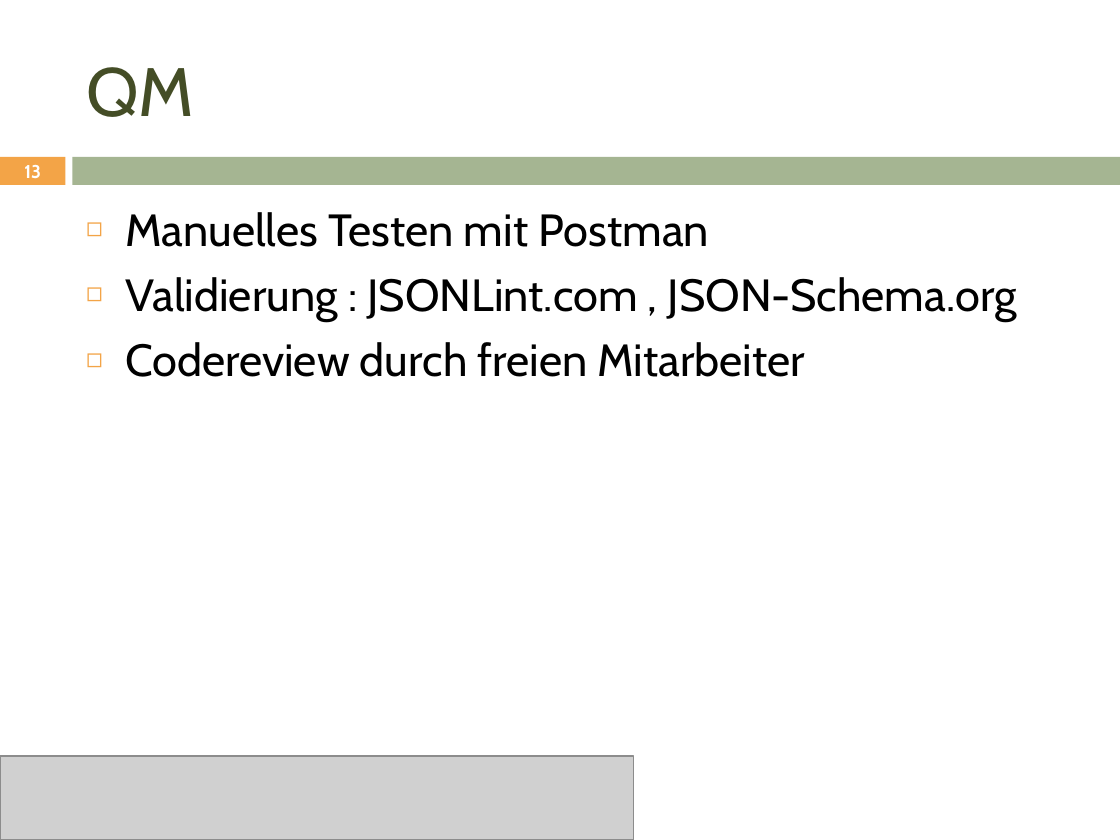
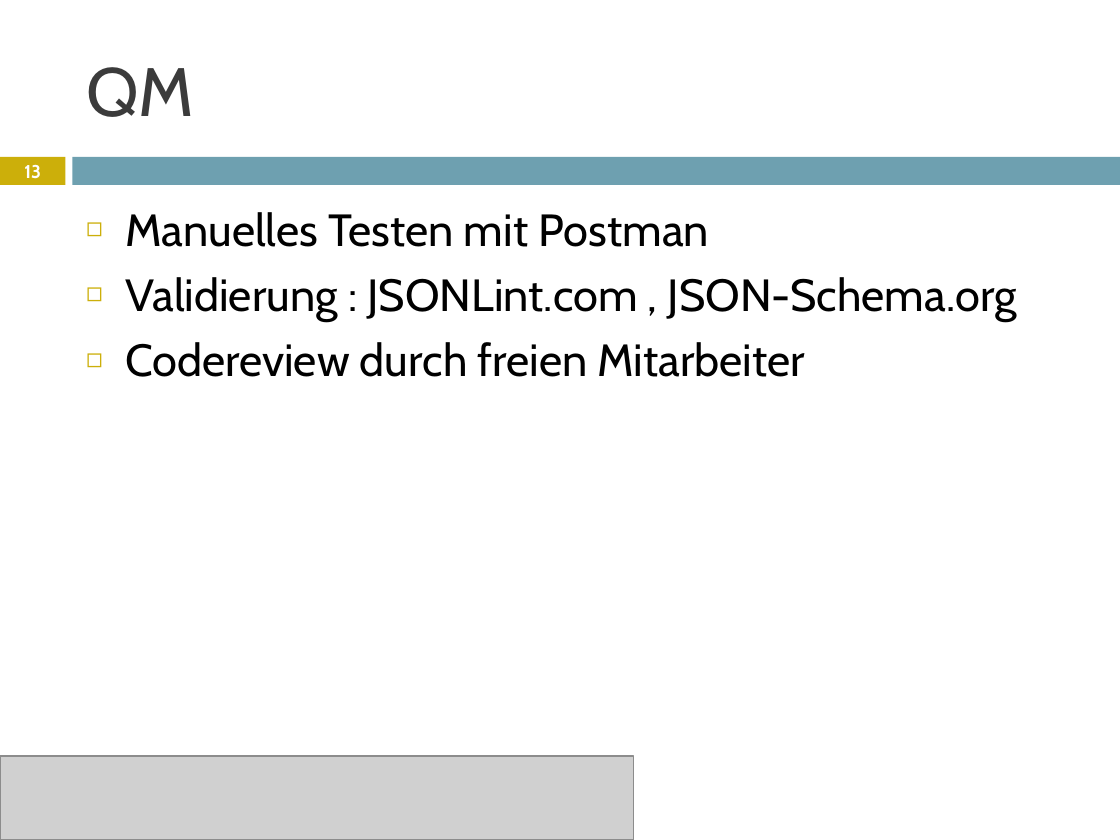
Before and after one commit to janhelmle/weiterbildung_fachinformatiker_ihk_projektantrag, a slide deck: slide 13 of praesentation/Projektpräsentation.pptx. Drawn at 1120x840 pixels with LibreOffice and Linux fonts; fonts in the diff are those of the drawing; grey boxes stand for pictures. Boxes give left, top, right and bottom in pixels: in the first picture for what was removed or moved away, otherwise in the second. Text is boxed around its words. In the diff, an @@ line names an element or a change of style, - is before the commit and + after.

```diff
--- a/praesentation/Projektpräsentation.pptx
+++ b/praesentation/Projektpräsentation.pptx
@@ title "QM" at [86, 67, 194, 117]: text colour #444D26 to #3B3B3B @@
@@ rectangle at [0, 157, 65, 185]: fill #F3A447 to #CCAF0A @@
@@ rectangle at [73, 157, 1120, 185]: fill #A5B592 to #6EA0B0 @@
@@ text "Manuelles Testen mit Postman" at [125, 212, 1017, 377]: bullet colour #F3A447 to #CCAF0A @@
```
Also in this commit, not shown: 16 other slides changed, 1 other file.
